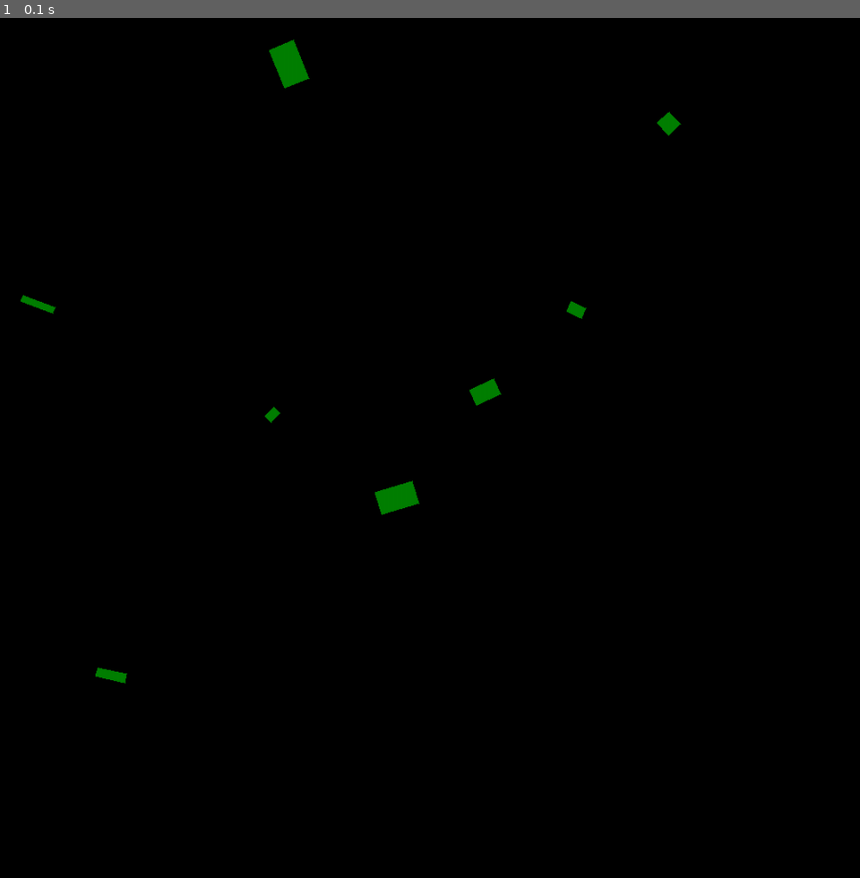
Above: before the commit, frame 1.
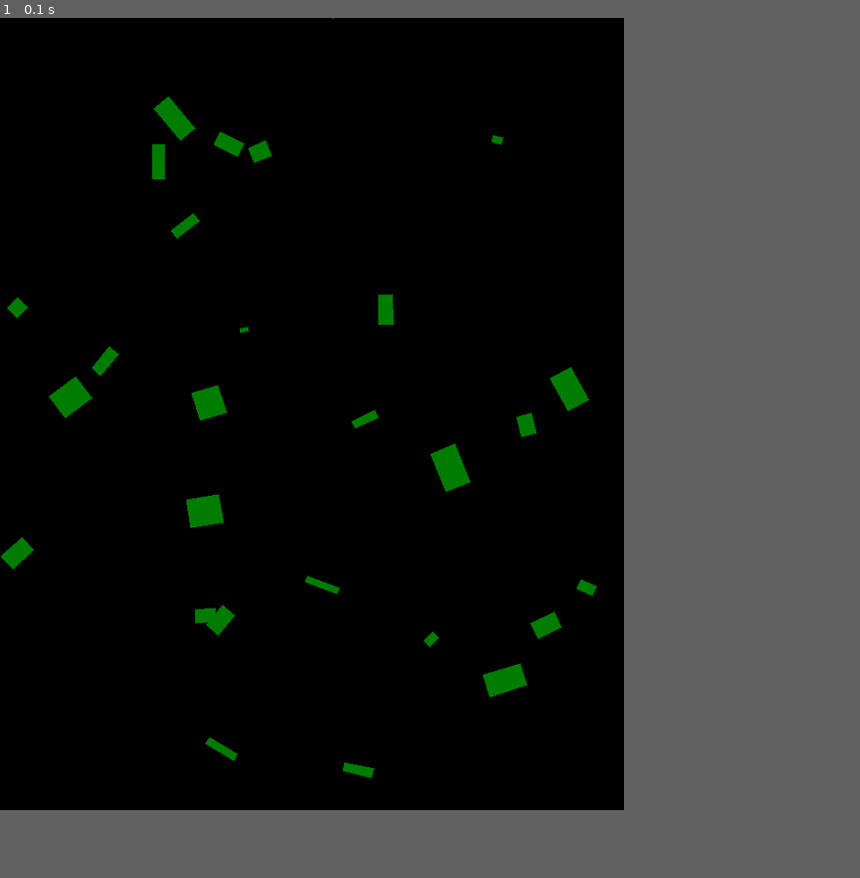
Above: after the commit, the same moment.

Repository: tjacek/planning
Game: pygame game, started from polygons/__init__.py
Same seed, same stepped clock (60 frames per second), same inputs: the game is played once before the commit and once after it.
Inputs:
- Up to frame 1 (0.1 s): no input
The window is 900x900 before the commit and 653x829 after it. Grey fills any space a smaller window leaves; there, only what the larger window draws over its background counts as a difference.

The runs differ from the first frame. In frame 1, 2.3% of the frame differs, in the area x 0-80%, y 0-89%.

Commit message:
set bounds

Diff:
--- a/polygons/__init__.py
+++ b/polygons/__init__.py
@@ -17,6 +17,13 @@
         for pol_i in self.polygons:
             pol_i.show(window)
 
+    def get_box(self):
+        raw=np.array([pol_i.get_box()
+                for pol_i in self.polygons])
+        p_max=np.amax(raw[:,0],axis=0)
+        p_min=np.amin(raw[:,1],axis=0)
+        return (p_min,p_max)
+
 class Polygon(object):
     def __init__(self,vertices):
         if(type(vertices)==list):
@@ -31,6 +38,11 @@
         point=[vert_i for vert_i in self.vertices]
         pg.draw.polygon(window,(0,128,0),point)
 
+    def get_box(self):
+        v_min=np.amin(self.vertices,axis=0)
+        v_max=np.amax(self.vertices,axis=0)
+        return (v_min,v_max)
+
 class RigidMotion(object):
     def __init__(self,theta,x,y):
         self.theta=theta
@@ -39,11 +51,13 @@
         self.b=np.array([x,y])
 
     def __call__(self,point):
-        return self.a.dot(point)#+self.b
+        return self.a.dot(point)+self.b
 
 def polygon_loop(world):
     pg.init()
-    window = pg.display.set_mode((1000, 1000))
+    a_max=world.get_box()[1]
+    bounds=(int(a_max[0]), int(a_max[1]))
+    window = pg.display.set_mode(bounds)
     clock = pg.time.Clock()
     run = True
     while run:
--- a/polygons/gen.py
+++ b/polygons/gen.py
@@ -6,9 +6,11 @@
 def cell_world(n_rect):
     world=gen_world(n_rect)
     world.move(random_rotation(n_rect))
+    a_min=world.get_box()[0]
+    world.move(polygons.RigidMotion(0,-a_min[0],-a_min[1]))
     return world
 
-def gen_world(n_rect,bound_world=(800,800),
+def gen_world(n_rect,bound_world=(400,400),
         bound_width=(5,50),bound_height=(5,20)):
     rects=[]
     for i in range(n_rect):
